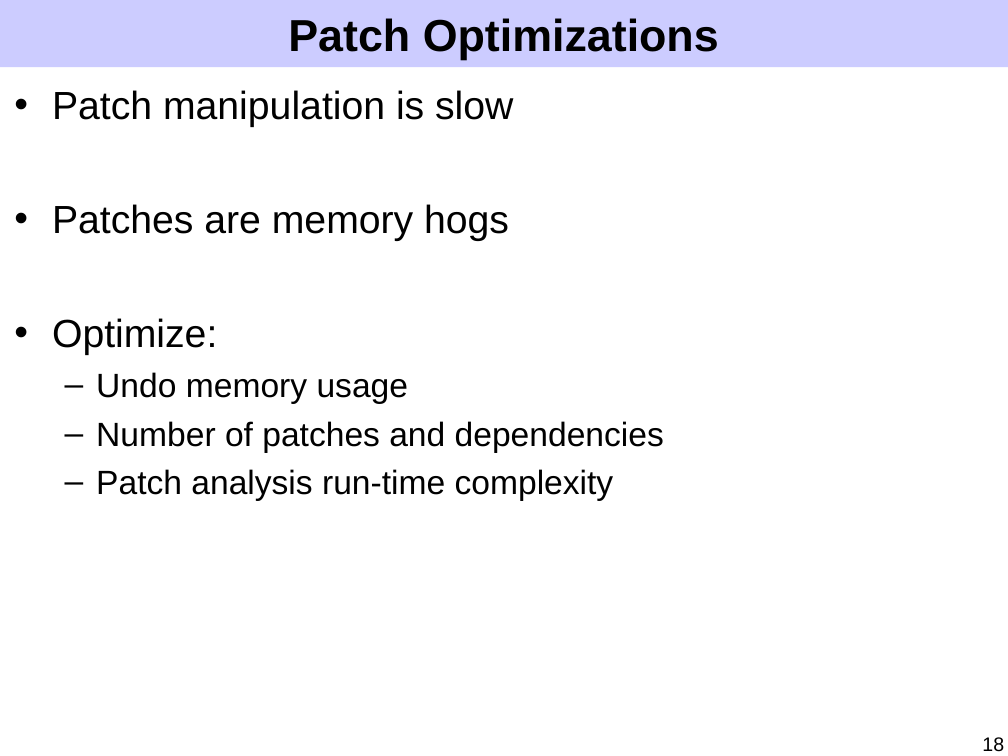
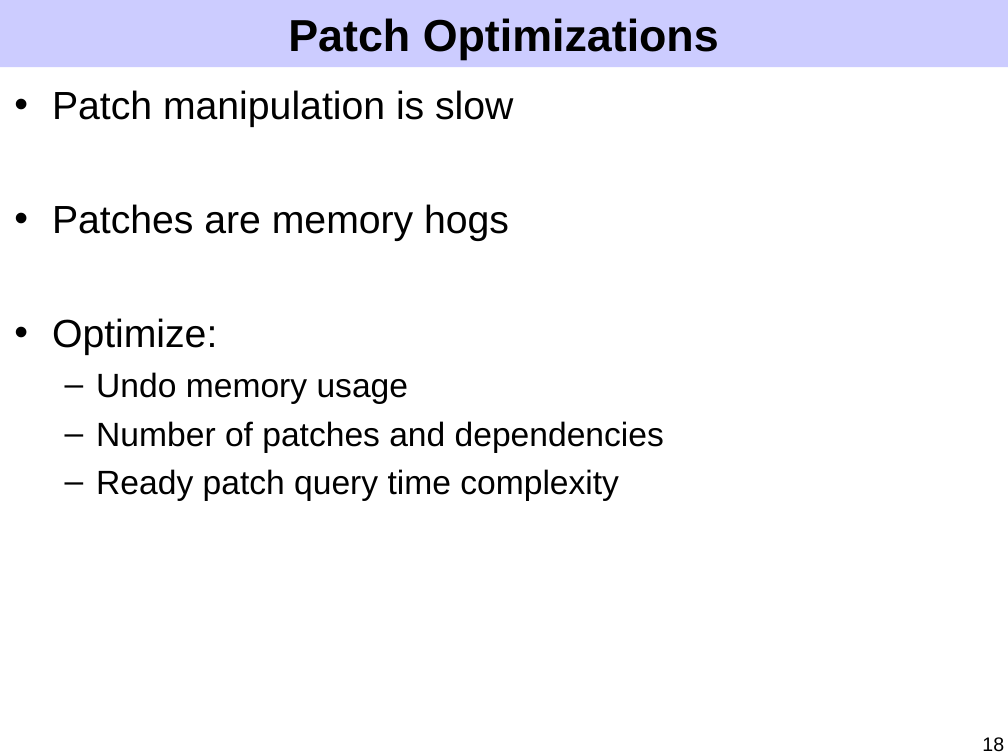
Before and after one commit to ucla-readable/fstitch-doc, a slide deck: slide 18 of sosp/pres.ppt. Drawn at 1008x756 pixels with LibreOffice and Linux fonts; fonts in the diff are those of the drawing. Boxes give left, top, right and bottom in pixels: in the first picture for what was removed or moved away, otherwise in the second. Text is boxed around its words. In the diff, an @@ line names an element or a change of style, - is before the commit and + after.

```diff
--- a/sosp/pres.ppt
+++ b/sosp/pres.ppt
@@ text at <box>96,469,619,501</box>: text changed @@
-  – Patch analysis run-time complexity
+  – Ready patch query time complexity
```
Also in this commit, not shown: 14 other slides changed.
